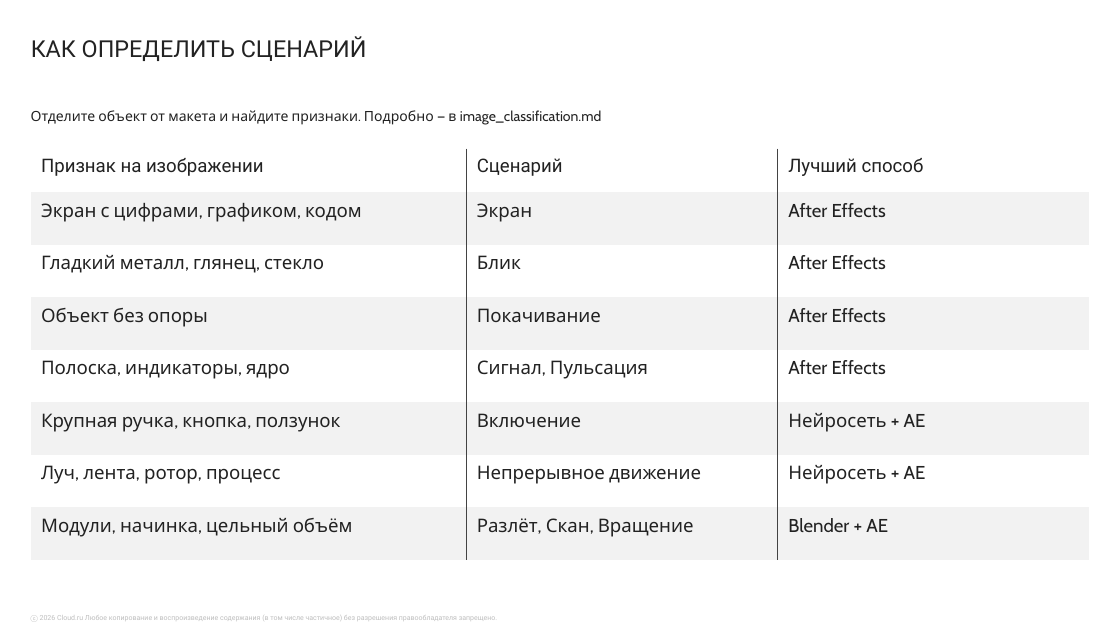
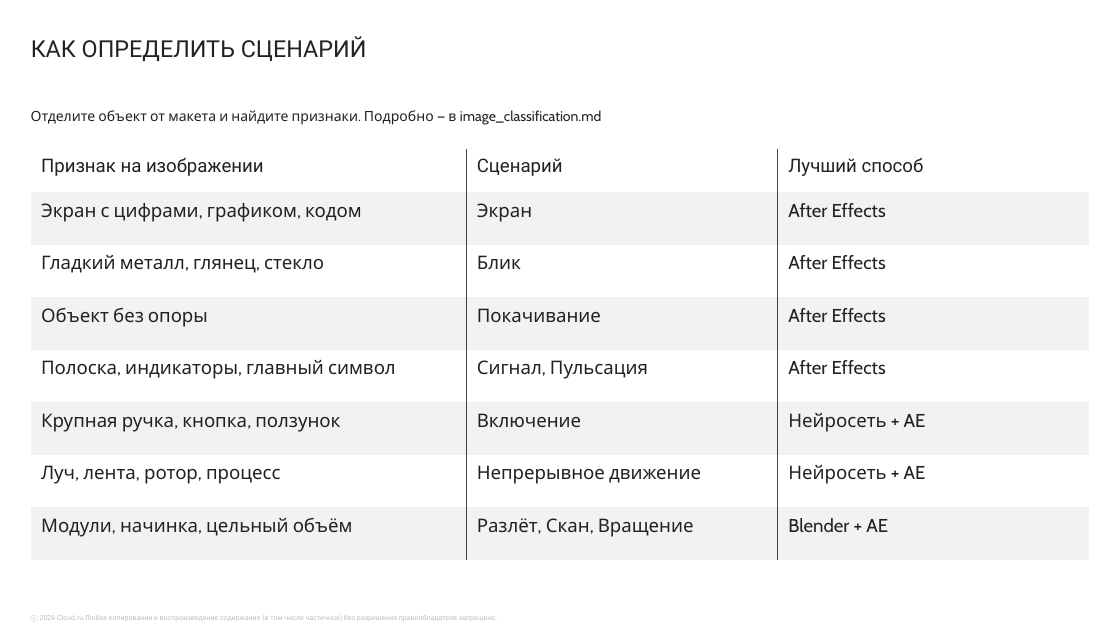
Before and after one commit to m4ks4/Principles-of-animating-corporate-imagery, a slide deck: slide 4 of Как работать с системными файлами.pptx. Drawn at 1120x630 pixels with LibreOffice and Linux fonts; fonts in the diff are those of the drawing; background and template pictures are left out. Boxes give left, top, right and bottom in pixels: in the first picture for what was removed or moved away, otherwise in the second. Text is boxed around its words. In the diff, an @@ line names an element or a change of style, - is before the commit and + after.

```diff
--- a/Как работать с системными файлами.pptx
+++ b/Как работать с системными файлами.pptx
@@ table at [30, 149, 1090, 560] @@
-row 5, column 1: Полоска, индикаторы, ядро
+row 5, column 1: Полоска, индикаторы, главный символ
```
Also in this commit, not shown: 3 other slides changed, 1 slide added, 8 other files.
